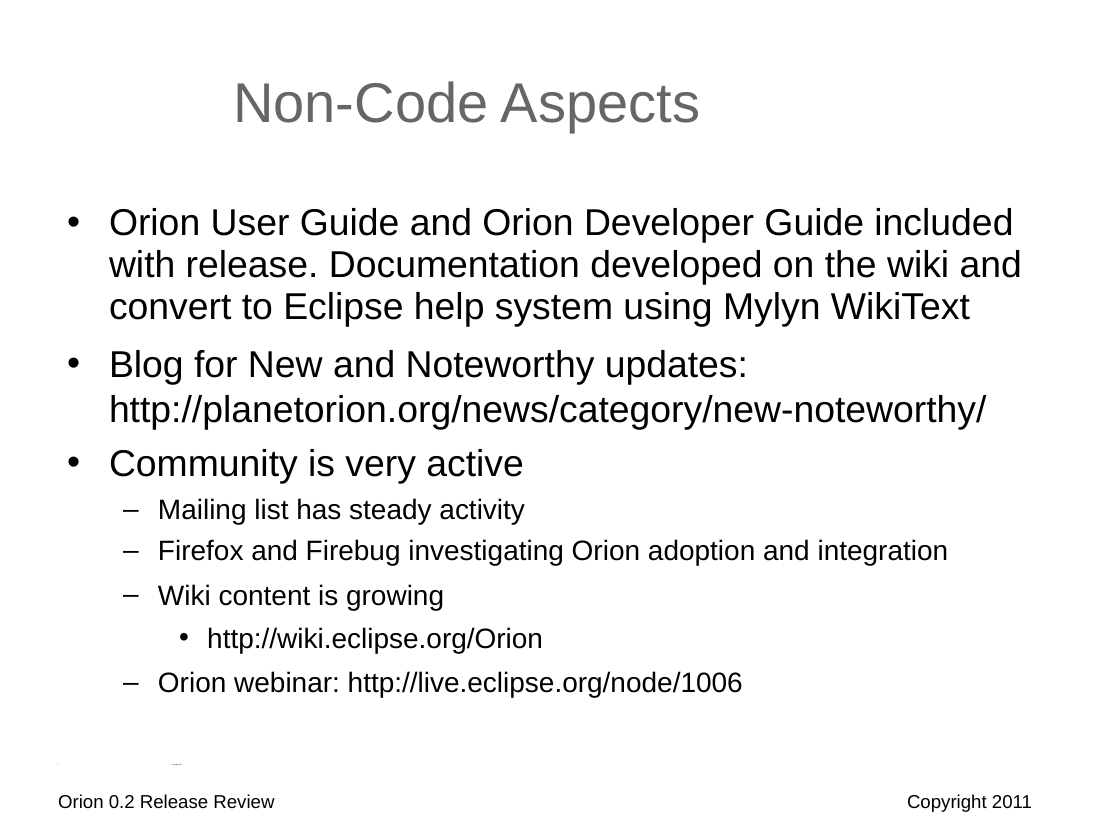
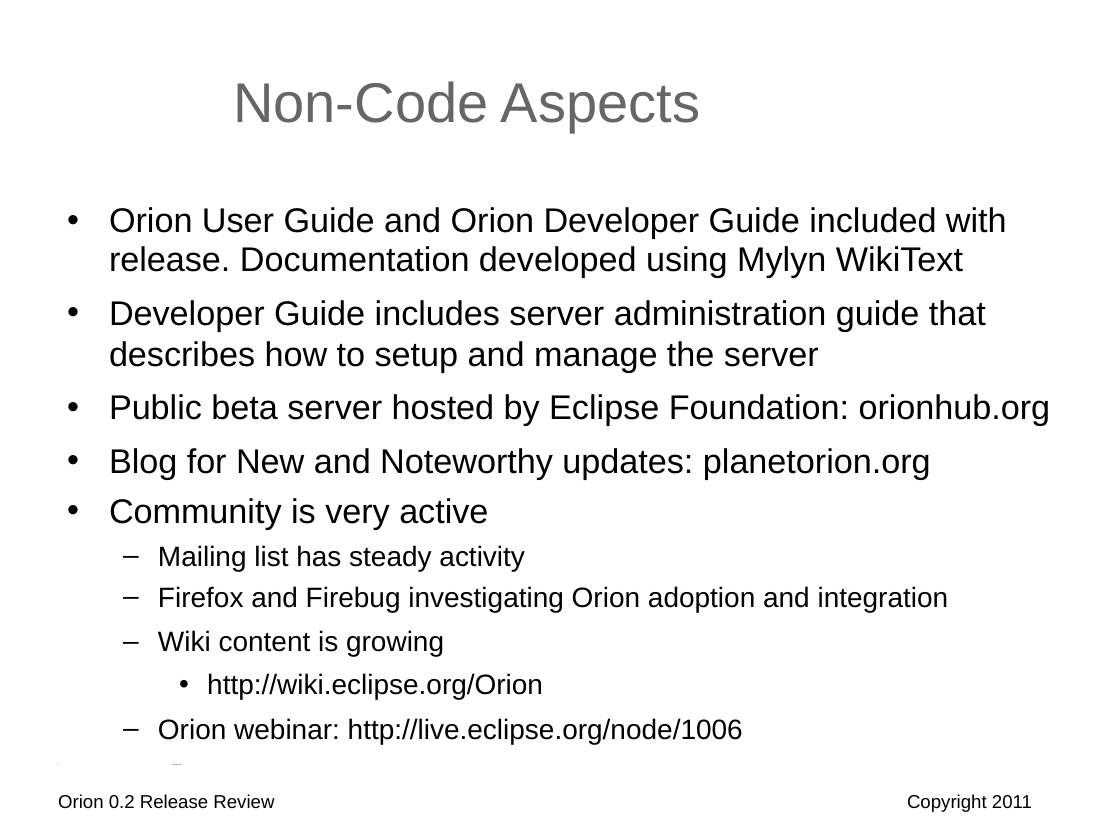
Before and after one commit to eclipse-platform/www.eclipse.org-eclipse-news, a slide deck: slide 3 of orion/reviews/orion-0-2-release-review.odp. Drawn at 1120x840 pixels with LibreOffice and Linux fonts; fonts in the diff are those of the drawing; background and template pictures are left out. Boxes give left, top, right and bottom in pixels: in the first picture for what was removed or moved away, otherwise in the second. Text is boxed around its words. In the diff, an @@ line names an element or a change of style, - is before the commit and + after.

```diff
--- a/orion/reviews/orion-0-2-release-review.odp
+++ b/orion/reviews/orion-0-2-release-review.odp
@@ text at <box>109,207,1051,479</box>: text changed; size 24 to 22 pt @@
-• Orion User Guide and Orion Developer Guide included with release. Documentation developed on the wiki and convert to Eclipse help system using Mylyn WikiText
-• Blog for New and Noteworthy updates: http://planetorion.org/news/category/new-noteworthy/
+• Orion User Guide and Orion Developer Guide included with release. Documentation developed using Mylyn WikiText
+• Developer Guide includes server administration guide that describes how to setup and manage the server
+• Public beta server hosted by Eclipse Foundation: orionhub.org
+• Blog for New and Noteworthy updates: planetorion.org
@@ text at <box>109,498,488,530</box>: size 24 to 22 pt in "Community is very active" @@
```
Also in this commit, not shown: 2 other slides changed, 1 other file.
